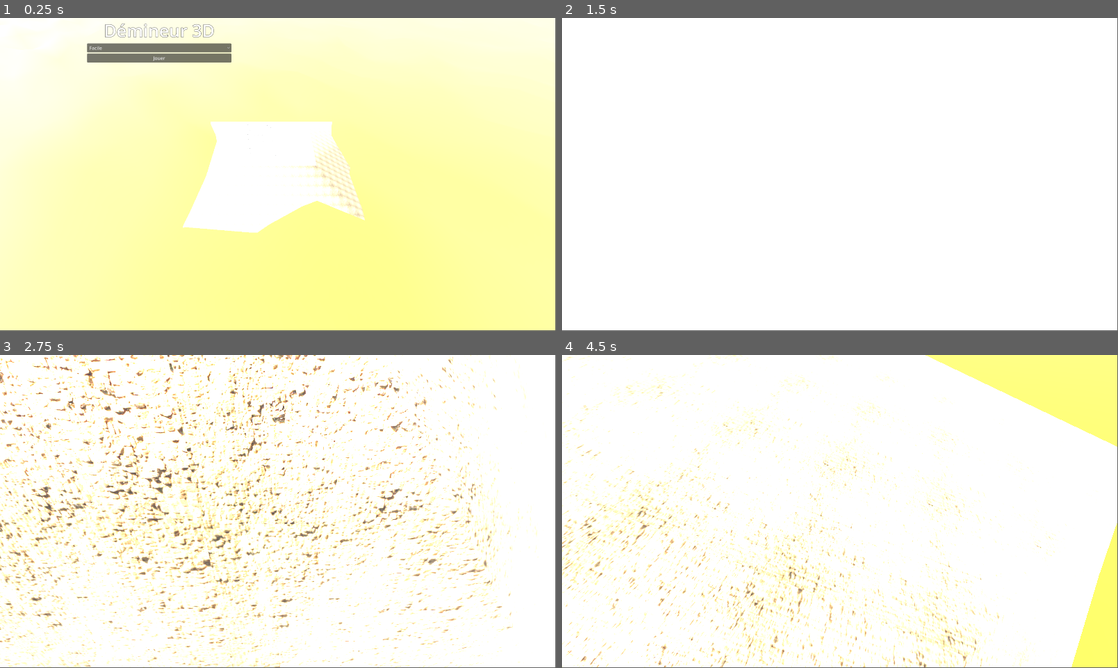
Above: before the commit, frames 1-4 (two rows, left to right).
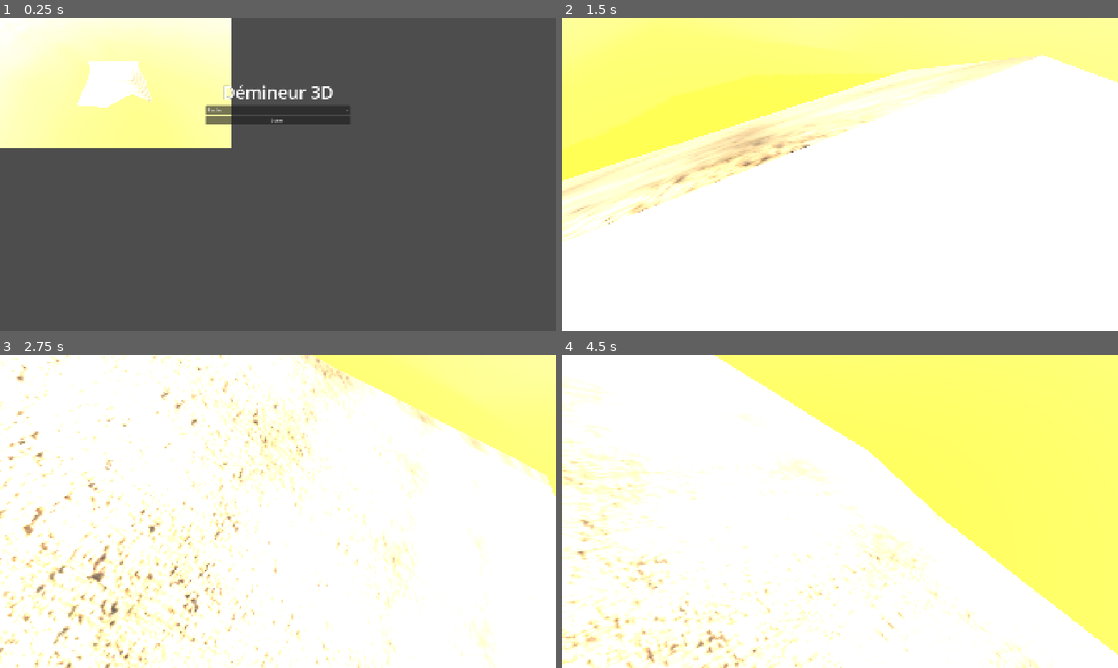
Above: after the commit, the same moments.

Repository: elebras1/Demineur3D
Game: Godot game, scene res://main_menu/main_menu.tscn
The game is run twice, just before and just after one commit, with the same random seed, the same clock (stepped at 60 frames per second) and the same inputs.
Inputs (mouse positions are in pixels of both pictures, inside the frame that each line leads up to):
- Up to frame 1 (0.25 s): no input
- Up to frame 2 (1.5 s): click "Jouer" at 0.5 s; tap Enter at 1.25 s; move the mouse to (867, 171) at 1.27 s; hold D from 1.28 s (still down); hold Z from 1.28 s (still down); click (867, 171) at 1.42 s
- Up to frame 3 (2.75 s): tap Space at 1.52, 2.27 s; move the mouse to (250, 511) at 2.02 s; release D at 2.03 s; release Z at 2.03 s; hold S from 2.03 s (still down); tap Q at 2.1 s; click (250, 511) at 2.17 s
- Up to frame 4 (4.5 s): move the mouse to (851, 505) at 2.77 s; release S at 2.78 s; hold Z 2.78-3.53 s; hold D 2.78-4.28 s; click (851, 505) at 2.92 s; move the mouse to (834, 514) at 3.52 s; tap Q at 3.6 s; click (834, 514) at 3.67 s; tap Space at 3.77 s; move the mouse to (878, 514) at 4.27 s; hold S from 4.28 s (still down); hold Z from 4.28 s (still down); click (878, 514) at 4.42 s
In our replay, the window is 799x449 before the commit and 800x450 after it. These sizes can differ from the game's own. Grey fills any space a smaller window leaves; there, only what the larger window draws over its background counts as a difference.

The runs differ from the first frame. In frame 1, 96% of the frame differs, in the area x 0-100%, y 0-100%; in frame 2, 37%; in frame 3, 38%; in frame 4, 42%.

Commit message:
fullscreen + exit when esc

Diff:
--- a/main_menu/main_menu.gd
+++ b/main_menu/main_menu.gd
@@ -2,6 +2,7 @@
 
 @onready var play_button: Button = $CanvasLayer/VBoxContainer/Button
 @onready var option_button: OptionButton = $CanvasLayer/VBoxContainer/OptionButton
+@onready var sub_viewport: SubViewport = $SubViewportContainer/SubViewport
 
 var difficulties: Dictionary = {
 	0: {"rows": 10, "cols": 10, "mines": 10},    # Facile
@@ -13,6 +14,8 @@
 func _ready() -> void:
 	Input.set_mouse_mode(Input.MOUSE_MODE_VISIBLE)
 	play_button.pressed.connect(_on_PlayButton_pressed)
+	get_viewport().size_changed.connect(_on_window_resize)
+	_on_window_resize()  # applique immédiatement
 func _on_PlayButton_pressed() -> void:
 	var minesweeper_scene: Node = load("res://main/minesweeper.tscn").instantiate() as Node
 	var diff_index: int = int(option_button.selected)
@@ -36,3 +39,8 @@
 		var player_cam: Node = player.get_node_or_null("Camera3D")
 		if player_cam:
 			player_cam.current = true
+
+
+func _on_window_resize() -> void:
+	var window_size = DisplayServer.window_get_size()
+	sub_viewport.size = window_size
--- a/main_menu/main_menu.tscn
+++ b/main_menu/main_menu.tscn
@@ -1,41 +1,38 @@
 [gd_scene load_steps=4 format=3 uid="uid://bg86nmh0biqea"]
-
 [ext_resource type="Script" uid="uid://cs2foodspf3jc" path="res://main_menu/main_menu.gd" id="1_d3a7t"]
 [ext_resource type="PackedScene" uid="uid://cas4o7p83k1wd" path="res://main/minesweeper.tscn" id="1_oa53l"]
-
 [sub_resource type="LabelSettings" id="LabelSettings_d3a7t"]
 font_size = 60
 outline_size = 3
 outline_color = Color(0.13319641, 0.13319641, 0.13319638, 1)
-
 [node name="MainMenu" type="Node"]
 script = ExtResource("1_d3a7t")
-
 [node name="SubViewportContainer" type="SubViewportContainer" parent="."]
 offset_right = 695.0
 offset_bottom = 515.0
-
 [node name="SubViewport" type="SubViewport" parent="SubViewportContainer"]
 handle_input_locally = false
 size = Vector2i(1920, 1080)
 render_target_update_mode = 4
-
 [node name="Minesweeper" parent="SubViewportContainer/SubViewport" instance=ExtResource("1_oa53l")]
-
 [node name="CanvasLayer" type="CanvasLayer" parent="."]
-
 [node name="VBoxContainer" type="VBoxContainer" parent="CanvasLayer"]
-offset_left = 301.0
-offset_top = 1.0
-offset_right = 800.0
-offset_bottom = 650.0
-
+anchors_preset = 8
+anchor_left = 0.5
+anchor_top = 0.5
+anchor_right = 0.5
+anchor_bottom = 0.5
+offset_left = -250.0
+offset_top = -325.0
+offset_right = 250.0
+offset_bottom = 325.0
+grow_horizontal = 2
+grow_vertical = 2
 [node name="Label" type="Label" parent="CanvasLayer/VBoxContainer"]
 layout_mode = 2
 text = "Démineur 3D"
 label_settings = SubResource("LabelSettings_d3a7t")
 horizontal_alignment = 1
-
 [node name="OptionButton" type="OptionButton" parent="CanvasLayer/VBoxContainer"]
 layout_mode = 2
 selected = 0
@@ -48,7 +45,6 @@
 popup/item_2/id = 2
 popup/item_3/text = "Extrême"
 popup/item_3/id = 3
-
 [node name="Button" type="Button" parent="CanvasLayer/VBoxContainer"]
 layout_mode = 2
 text = "Jouer"
--- a/player/player.gd
+++ b/player/player.gd
@@ -29,7 +29,7 @@
 		cam.rotation.x = pitch
 
 	elif event is InputEventKey and event.pressed and event.keycode == KEY_ESCAPE:
-		Input.set_mouse_mode(Input.MOUSE_MODE_VISIBLE)
+		get_tree().quit()
 
 	elif event is InputEventMouseButton and event.pressed:
 		if event.button_index == MOUSE_BUTTON_LEFT:
--- a/project.godot
+++ b/project.godot
@@ -19,3 +19,6 @@
 
 window/size/viewport_width=1920
 window/size/viewport_height=1080
+window/size/mode=3
+window/stretch/mode="canvas_items"
+#Ajoutececi:window/size/mode="fullscreen"
